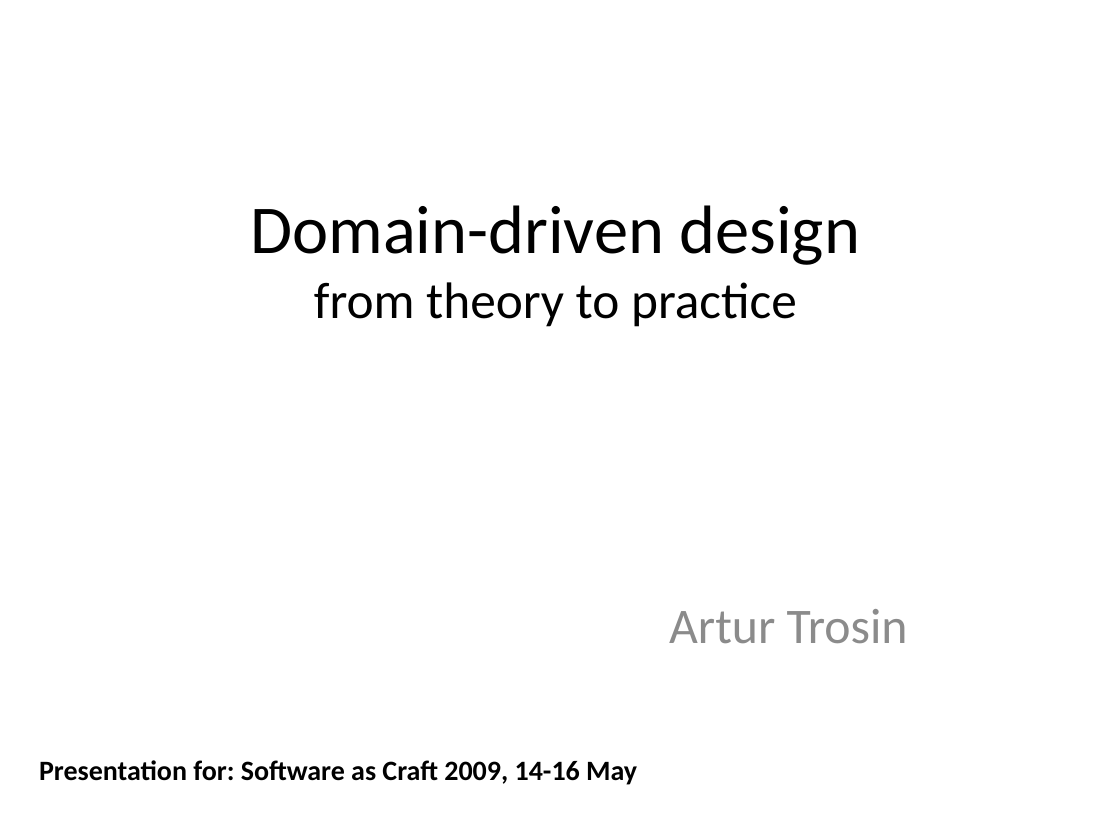
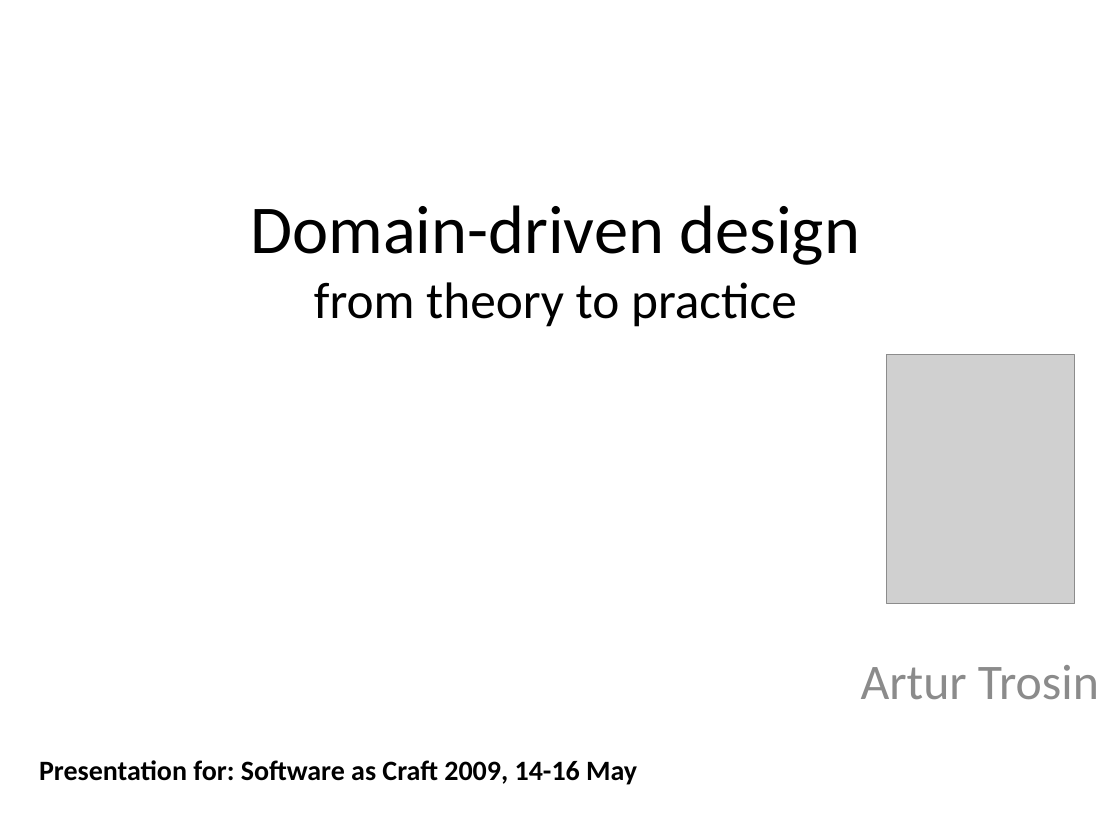
Before and after one commit to arturtv/dddpresentation, a slide deck: slide 1 of Domain-DrivenDesign.A.Trosin.pptx. Drawn at 1120x840 pixels with LibreOffice and Linux fonts; fonts in the diff are those of the drawing; grey boxes stand for pictures. Boxes give left, top, right and bottom in pixels: in the first picture for what was removed or moved away, otherwise in the second. Text is boxed around its words. In the diff, an @@ line names an element or a change of style, - is before the commit and + after.

```diff
--- a/Domain-DrivenDesign.A.Trosin.pptx
+++ b/Domain-DrivenDesign.A.Trosin.pptx
@@ picture added at (887,355,1075,604) @@
@@ subtitle "Artur Trosin": place and size @@
-subtitle "Artur Trosin" at (669,609,908,643)
+subtitle "Artur Trosin" at (861,665,1099,699)
```
Also in this commit, not shown: 2 other slides changed, 3 slides added, 2 slides removed.
